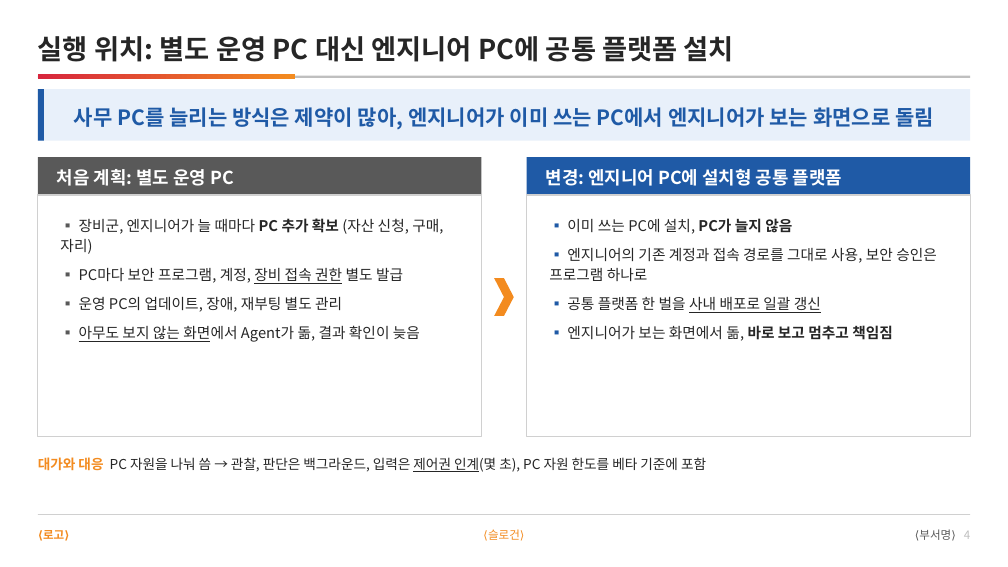
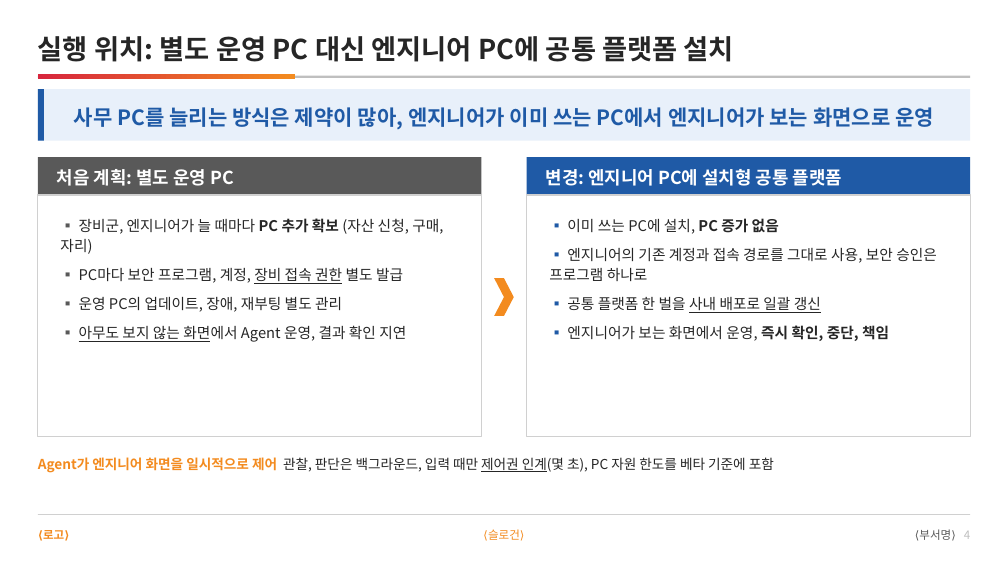
Before and after one commit to DarrenKoi/pm_notes, a slide deck: slide 4 of my-task/arc-tf/deliverables/arc-tf-proposal.pptx. Drawn at 1008x567 pixels with LibreOffice and Linux fonts; fonts in the diff are those of the drawing. Boxes give left, top, right and bottom in pixels: in the first picture for what was removed or moved away, otherwise in the second. Text is boxed around its words. In the diff, an @@ line names an element or a change of style, - is before the commit and + after.

```diff
--- a/my-task/arc-tf/deliverables/arc-tf-proposal.pptx
+++ b/my-task/arc-tf/deliverables/arc-tf-proposal.pptx
@@ text at [74,107,934,129]: text changed @@
-사무 PC를 늘리는 방식은 제약이 많아, 엔지니어가 이미 쓰는 PC에서 엔지니어가 보는 화면으로 돌림
+사무 PC를 늘리는 방식은 제약이 많아, 엔지니어가 이미 쓰는 PC에서 엔지니어가 보는 화면으로 운영
@@ text at [567,218,779,234]: text changed @@
-▪ 이미 쓰는 PC에 설치, PC가 늘지 않음
+▪ 이미 쓰는 PC에 설치, PC 증가 없음
@@ text at [79,325,406,342]: text changed @@
-▪ 아무도 보지 않는 화면에서 Agent가 돎, 결과 확인이 늦음
+▪ 아무도 보지 않는 화면에서 Agent 운영, 결과 확인 지연
@@ text at [567,325,889,341]: text changed @@
-▪ 엔지니어가 보는 화면에서 돎, 바로 보고 멈추고 책임짐
+▪ 엔지니어가 보는 화면에서 운영, 즉시 확인, 중단, 책임
@@ text at [38,457,774,473]: text changed @@
-대가와 대응 PC 자원을 나눠 씀 → 관찰, 판단은 백그라운드, 입력은 제어권 인계(몇 초), PC 자원 한도를 베타 기준에 포함
+Agent가 엔지니어 화면을 일시적으로 제어 관찰, 판단은 백그라운드, 입력 때만 제어권 인계(몇 초), PC 자원 한도를 베타 기준에 포함
```
Also in this commit, not shown: 8 other slides changed, 14 other files.
